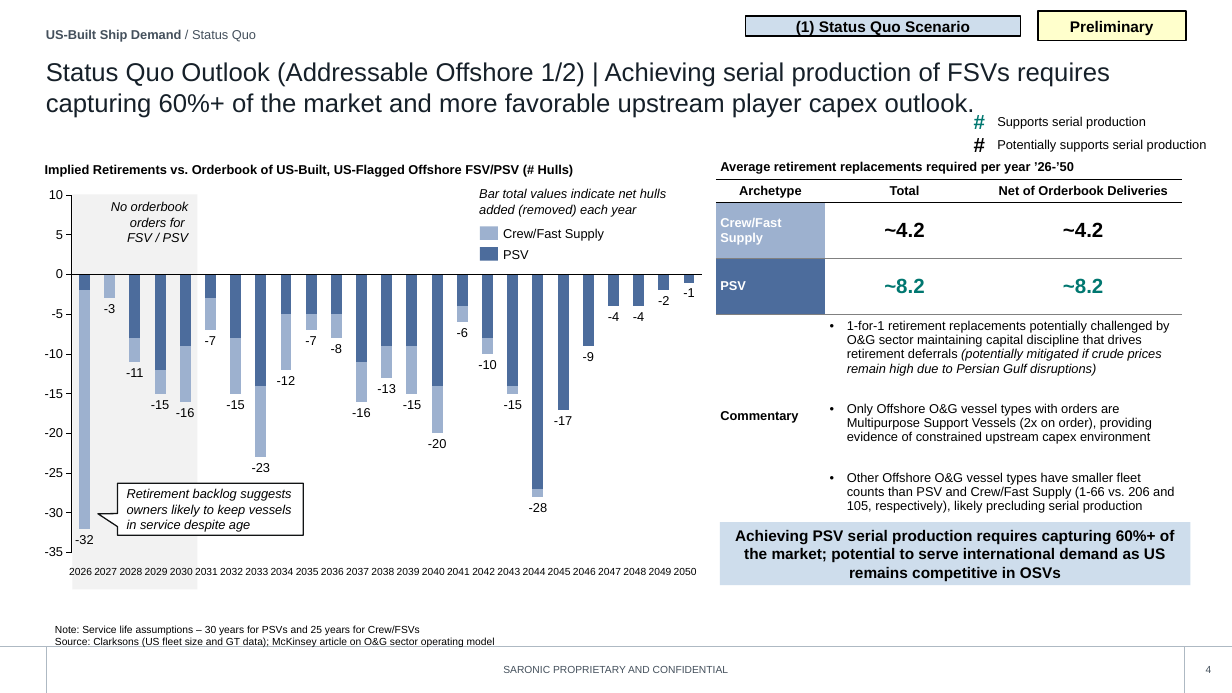
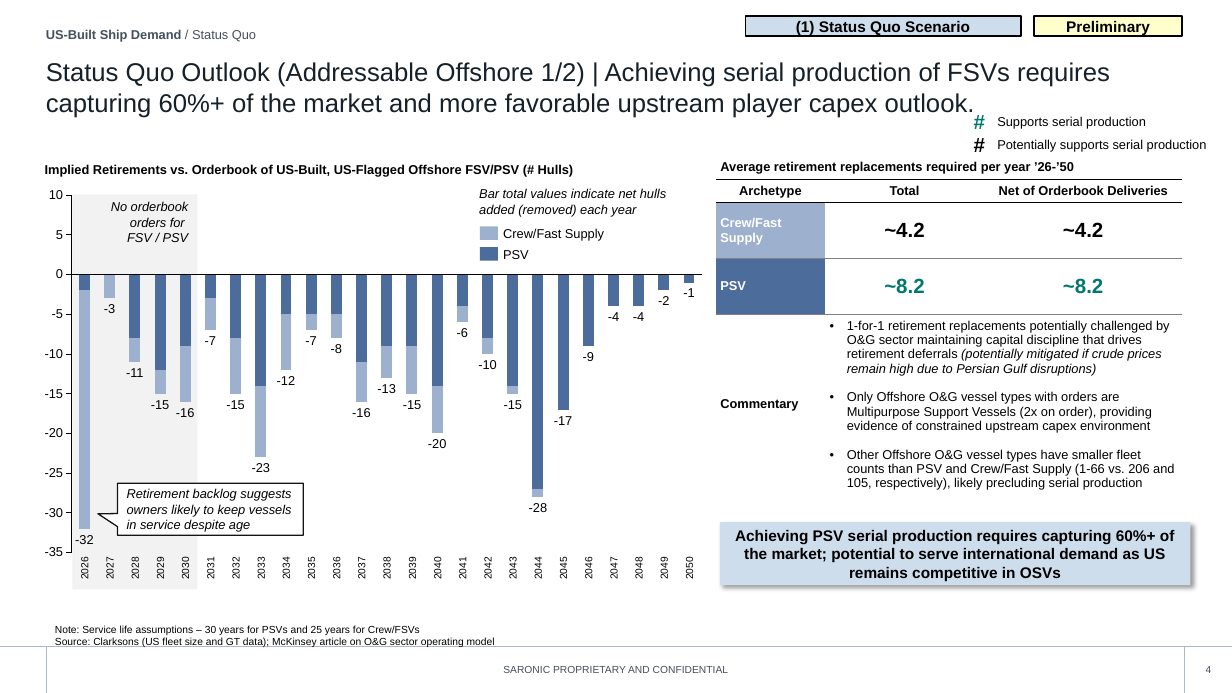
Before and after one commit to toole-brendan/slide_factory, a slide deck: slide 4 of style_library/library.pptx. Drawn at 1232x693 pixels with LibreOffice and Linux fonts; fonts in the diff are those of the drawing; background and template pictures are left out. Boxes give left, top, right and bottom in pixels: in the first picture for what was removed or moved away, otherwise in the second. Text is boxed around its words. In the diff, an @@ line names an element or a change of style, - is before the commit and + after.

```diff
--- a/style_library/library.pptx
+++ b/style_library/library.pptx
@@ rectangle "Preliminary": place and size @@
-rectangle "Preliminary" at (1038, 11, 1186, 41)
+rectangle "Preliminary" at (1034, 16, 1183, 36)
@@ table: place and size @@
-table at (716, 156, 1183, 517)
+table at (716, 156, 1183, 510)
@@ rectangle "Achieving PSV serial production requires ..." at (720, 522, 1190, 585): shadow on @@
@@ 25 texts: place and size @@
-25 texts at (69, 568, 697, 575)
+25 texts at (79, 559, 695, 579)
```
Also in this commit, not shown: 28 other slides changed, 33 other files.
